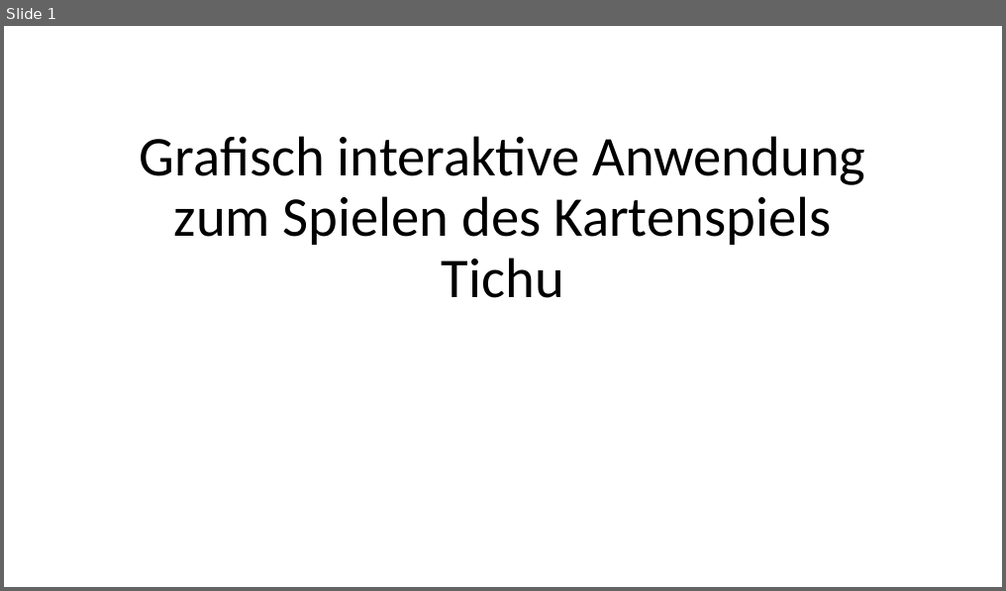
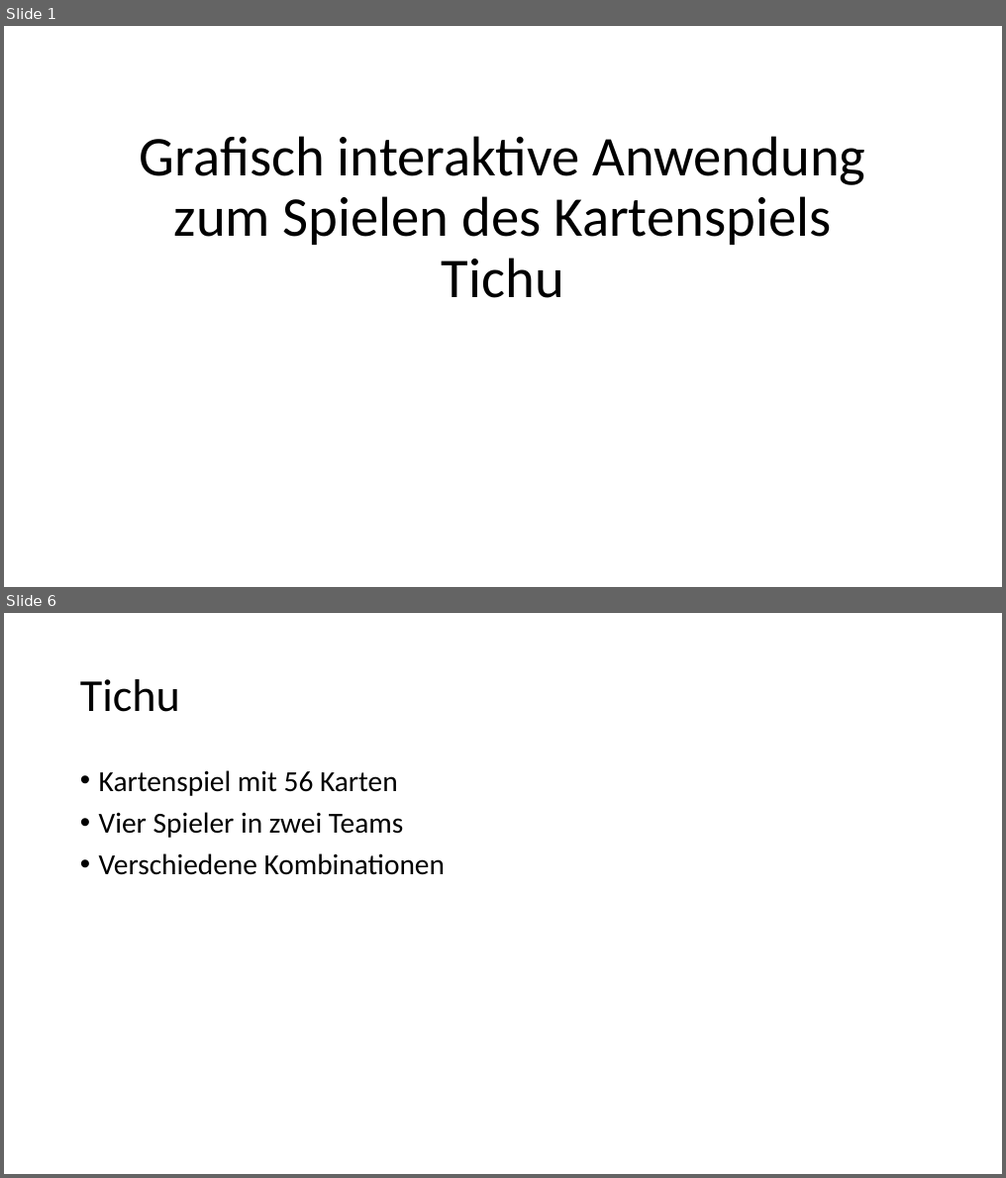
Before and after one commit to NickDenzler/MA_Praesentation, a slide deck: MA Präsentation.pptx. Shown one above the other, each under a label of ours: slide 1 before the commit, slides 1 and 6 after it; the slides between them are not shown. The pictures are 1006x591 and 1006x1178 pixels, drawn with LibreOffice and Linux fonts; fonts in the diff are those of the drawing. Boxes give left, top, right and bottom in pixels: in the first picture for what was removed or moved away, otherwise in the second. Text is boxed around its words. In the diff, an @@ line names an element or a change of style, - is before the commit and + after.

```diff
--- a/MA Präsentation.pptx
+++ b/MA Präsentation.pptx
@@ slide 6 added at (x1=4, y1=613, x2=1002, y2=1174), background #FFFFFF @@
@@ title added at (x1=80, y1=679, x2=180, y2=712), 44 pt, text #000000 @@
+Tichu
@@ text added at (x1=99, y1=770, x2=445, y2=875), 28 pt, text #000000 @@
+• Kartenspiel mit 56 Karten
+• Vier Spieler in zwei Teams
+• Verschiedene Kombinationen
```
Also in this commit, not shown: 1 slide changed, 4 other slides added.
